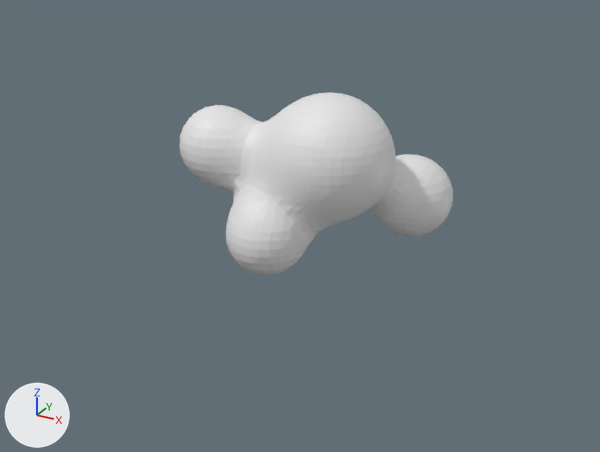
What one commit did to the OBJ model Assets/Models/Stomach/ventre_0005.obj.
Rendered twice from a camera (50 mm lens) standing at (70.1, -134.6, 66.9) and looking at (-3.5, -0.9, 0.0). Arrows for +X, +Y and +Z are at lower left; the lights stay in place. Where no turn or scale is listed for an object, it has been applied to the vertices. Vertices at the same position are counted once.

Objects in the first picture: 'ventre_0005'.
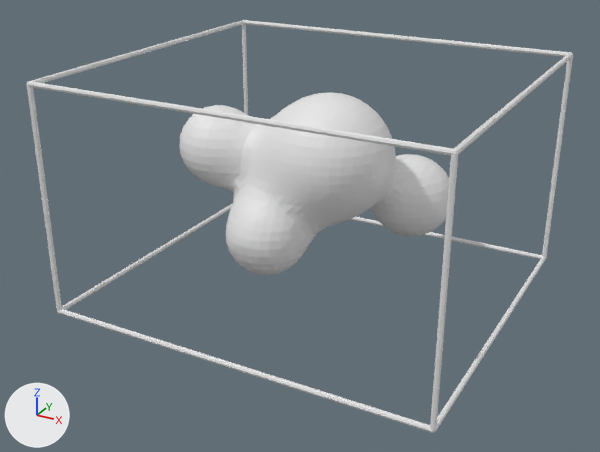
Pixel boxes [x1, y1, x2, y2] of what changed, in the pictures (600 x 452 px):
'ventre_0005', reshaped
    before: [179, 92, 453, 275]
    after: [27, 20, 573, 433]
part 1 of me_ventre_0005, added
    after: [27, 20, 573, 433]

Edits to the bpy script that builds the scene:
```text
Change me_ventre_0005:
    used by ob_ventre_0005; location = (0.0, 0.0, 0.0)
    remove me_ventre_0005.from_pydata(...)  # 2434 vertices, 2981 faces; spans x -32.3..28.6, y -25.2..27.4, z -36.5..27.5
    add me_ventre_0005.from_pydata(...)  # 2628 vertices, 3333 faces; spans x -38.4..38.4, y -34.6..34.6, z -12.7..32.5
    me_ventre_0005 part 1: a new loose piece of 208 vertices spanning x -38.4..38.4, y -34.6..34.6, z -12.7..32.5
```
